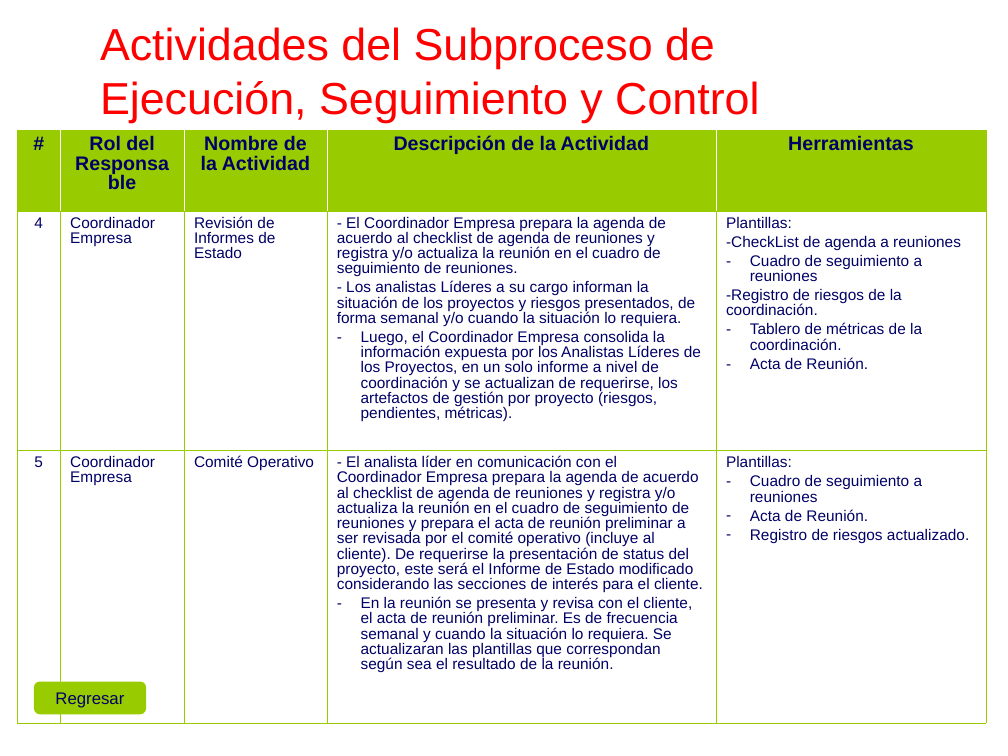
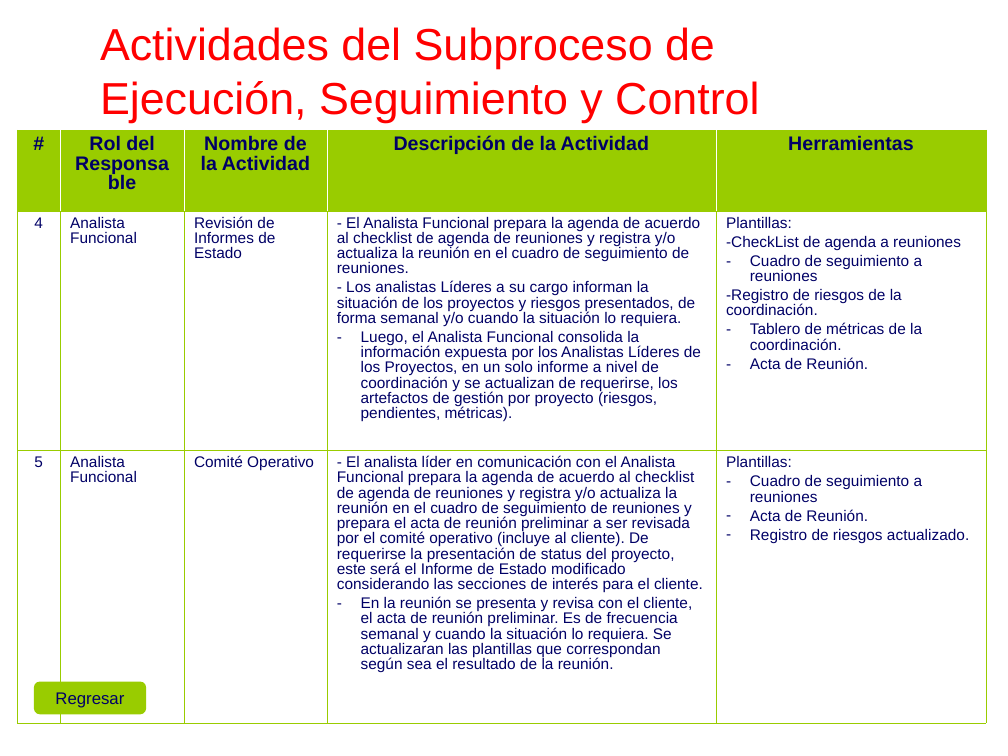
Before and after one commit to cjbensan/sistema-facturacion-inventario, a slide deck: slide 24 of CMMI-Nivel-2/PP-PMC/PGPRO_0.1_2015.ppt. Drawn at 1008x756 pixels with LibreOffice and Linux fonts; fonts in the diff are those of the drawing; background and template pictures are left out. Boxes give left, top, right and bottom in pixels: in the first picture for what was removed or moved away, otherwise in the second. Text is boxed around its words. In the diff, an @@ line names an element or a change of style, - is before the commit and + after.

```diff
--- a/CMMI-Nivel-2/PP-PMC/PGPRO_0.1_2015.ppt
+++ b/CMMI-Nivel-2/PP-PMC/PGPRO_0.1_2015.ppt
@@ table at (17,130,987,723) @@
-row 2, column 2: Coordinador Empresa
+row 2, column 2: Analista Funcional
-row 2, column 4: - El Coordinador Empresa prepara la agenda de acuerdo al checklist de agenda de reuniones y registra y/o actualiza la reunión en el cuadro de seguimiento de reuniones. / - Los analistas Líderes a su cargo informan la situación de los proyectos y riesgos presentados, de forma semanal y/o cuando la situación lo requiera. / Luego, el Coordinador Empresa consolida la información expuesta por los Analistas Líderes de los Proyectos, en un solo informe a nivel de coordinación y se actualizan de requerirse, los artefactos de gestión por proyecto (riesgos, pendientes, métricas).
+row 2, column 4: - El Analista Funcional prepara la agenda de acuerdo al checklist de agenda de reuniones y registra y/o actualiza la reunión en el cuadro de seguimiento de reuniones. / - Los analistas Líderes a su cargo informan la situación de los proyectos y riesgos presentados, de forma semanal y/o cuando la situación lo requiera. / Luego, el Analista Funcional consolida la información expuesta por los Analistas Líderes de los Proyectos, en un solo informe a nivel de coordinación y se actualizan de requerirse, los artefactos de gestión por proyecto (riesgos, pendientes, métricas).
-row 3, column 2: Coordinador Empresa
+row 3, column 2: Analista Funcional
-row 3, column 4: - El analista líder en comunicación con el Coordinador Empresa prepara la agenda de acuerdo al checklist de agenda de reuniones y registra y/o actualiza la reunión en el cuadro de seguimiento de reuniones y prepara el acta de reunión preliminar a ser revisada por el comité operativo (incluye al cliente). De requerirse la presentación de status del proyecto, este será el Informe de Estado modificado considerando las secciones de interés para el cliente. / En la reunión se presenta y revisa con el cliente, el acta de reunión preliminar. Es de frecuencia semanal y cuando la situación lo requiera. Se actualizaran las plantillas que correspondan según sea el resultado de la reunión.
+row 3, column 4: - El analista líder en comunicación con el Analista Funcional prepara la agenda de acuerdo al checklist de agenda de reuniones y registra y/o actualiza la reunión en el cuadro de seguimiento de reuniones y prepara el acta de reunión preliminar a ser revisada por el comité operativo (incluye al cliente). De requerirse la presentación de status del proyecto, este será el Informe de Estado modificado considerando las secciones de interés para el cliente. / En la reunión se presenta y revisa con el cliente, el acta de reunión preliminar. Es de frecuencia semanal y cuando la situación lo requiera. Se actualizaran las plantillas que correspondan según sea el resultado de la reunión.
```
Also in this commit, not shown: 15 other slides changed.
